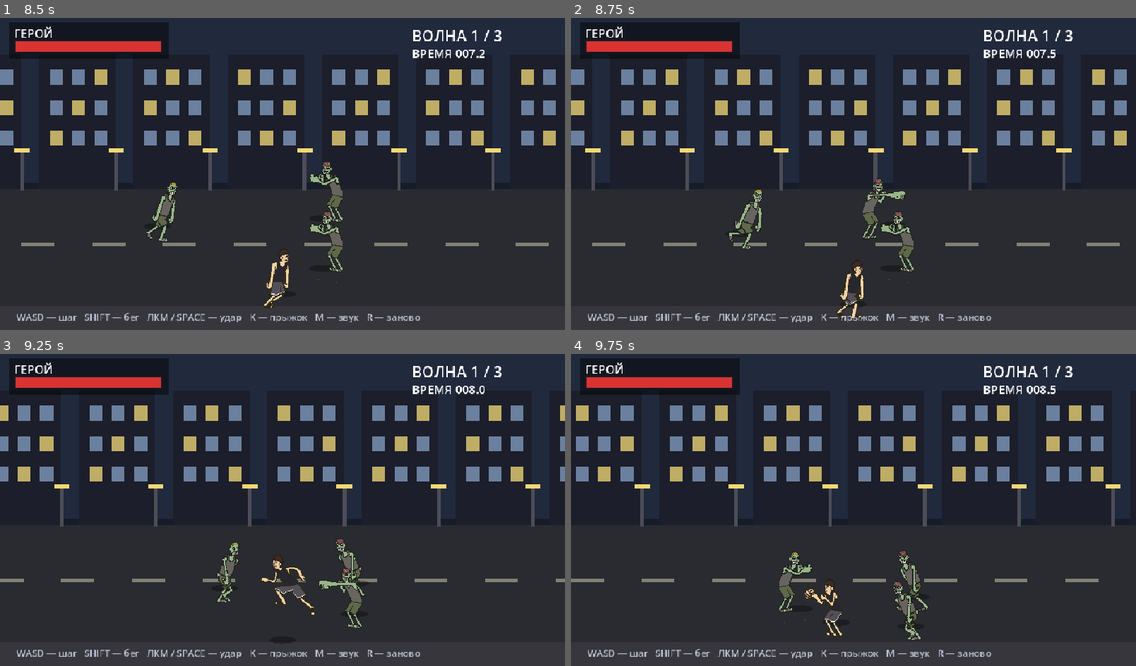
Above: before the commit, frames 1-4 (two rows, left to right).
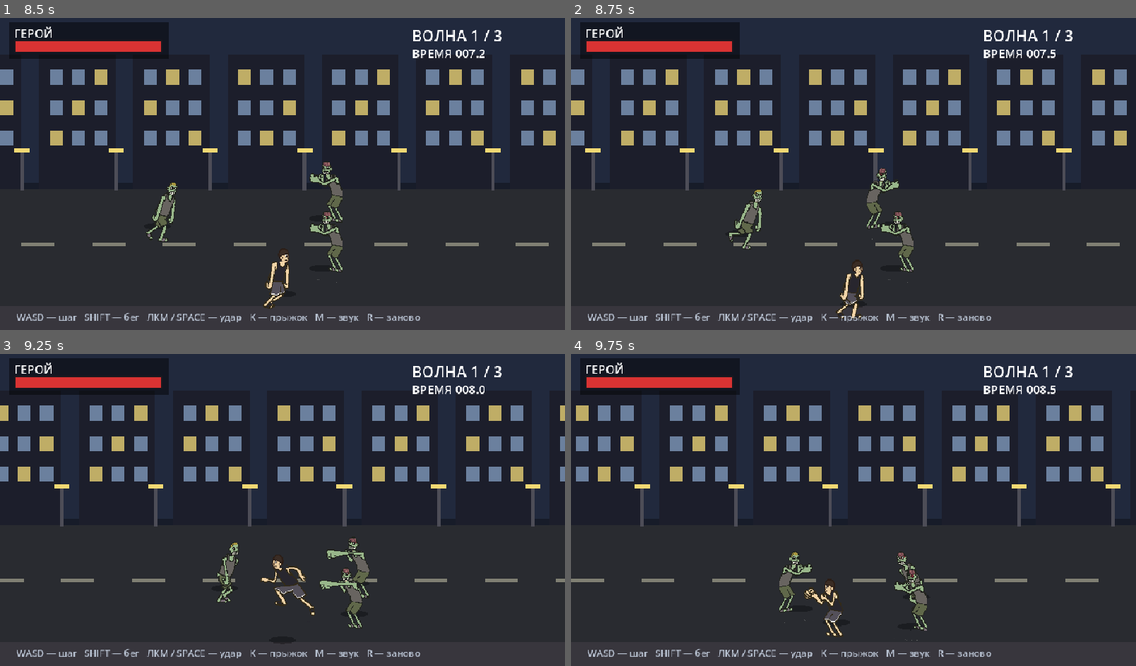
Above: after the commit, the same moments.

Repository: Kirtus228/zombie-beat
Game: Godot game, scene res://main.tscn
Same seed, same stepped clock (60 frames per second), same inputs: the game is played once before the commit and once after it. Sound files missing from this copy of the repository are replaced by a short silence.
Inputs (mouse positions are in pixels of both pictures, inside the frame that each line leads up to):
- Up to frame 1 (8.5 s): tap Enter at 0.5 s; move the mouse to (254, 236) at 0.52 s; hold W (move_up) 0.53-2.03 s; click (254, 236) at 0.6 s; tap K (jump) at 0.77, 1.52, 3.02, 3.77, 4.52, 6.02, 6.77, 7.52 s; tap R (restart) at 1.25 s; move the mouse to (452, 217) at 1.27 s; tap Shift (run) at 1.35, 5.85 s; move the mouse to (113, 124) at 2.02 s; hold A (move_left) 2.03-3.53 s; tap Space at 2.1, 4.35, 6.6 s; move the mouse to (310, 170) at 2.77 s; click (310, 170) at 2.85 s; move the mouse to (197, 92) at 3.52 s; hold S (move_down) 3.53-4.28 s; hold Shift (run) 3.53-4.28 s; move the mouse to (406, 155) at 4.27 s; hold D (move_right) 4.28-5.03 s; move the mouse to (169, 186) at 5.02 s; hold W (move_up) 5.03-5.78 s; click (169, 186) at 5.1 s; move the mouse to (339, 102) at 5.77 s; hold D (move_right) 5.78-8.03 s; move the mouse to (254, 236) at 6.52 s; move the mouse to (452, 217) at 7.27 s; click (452, 217) at 7.35 s; move the mouse to (113, 124) at 8.02 s; hold S (move_down) from 8.03 s (still down); hold Shift (run) from 8.03 s (still down)
- Up to frame 2 (8.75 s): keep holding S (move_down); keep holding Shift (run)
- Up to frame 3 (9.25 s): move the mouse to (310, 506) at 8.77 s; release S (move_down) at 8.78 s; release Shift (run) at 8.78 s; hold A (move_left) from 8.78 s (still down); tap Space at 8.85 s; tap K (jump) at 9.02 s
- Up to frame 4 (9.75 s): move the mouse to (768, 428) at 9.52 s; release A (move_left) at 9.53 s; hold W (move_up) from 9.53 s (still down); click (768, 428) at 9.6 s

Frame 1 is identical in both runs. In frame 2, 0.4% of the frame differs, in the area x 51-60%, y 48-72%; in frame 3, 0.5%; in frame 4, 0.6%, in the area x 57-64%, y 63-92%.

Commit message:
zombies: claws 5px longer on the strike frame (arm untouched); strike slowed to 4 fps / 1.0 s so the lunge is visible

Diff:
--- a/scripts/fighter.gd
+++ b/scripts/fighter.gd
@@ -17,14 +17,17 @@
 # Удар зомби — рука МОДЕЛИ вытягивается вперёд (кадры пака punch1_0 -> punch1_1, замечание Кирилла 21.11).
 # Никаких дорисованных конечностей: рука, плечо и кисть — пиксели пака, поэтому
 # силуэт цельный. Направление удара — вперёд, сверху вниз зомби не бьёт.
-# Кисть в этих кадрах закрыта (в паке прямой руки с раскрытыми пальцами нет).
+# Кисть на кадре удара — кисть пака из кадра falling: с раскрытыми когтями,
+# когти визуально удлинены на 5 px, рука и плечо не тронуты.
 # Корпус не наклоняем: наклон ломает силуэт руки в ударе, поэтому
 # Z_PITCH_FRONT и Z_PITCH_BACK держим в нуле.
+# Темп удара медленный намеренно: на 10 fps выпад проскакивал за один кадр,
+# и заметить его в бою было невозможно.
 const Z_ATK_FRAMES: Array[String] = ["punch1_0", "punch1_1", "punch1_1", "punch1_0"]
 const Z_CONTACT_FRAME := "punch1_1"   # кадр, на котором рука достаёт цель
-const Z_ATK_FPS := 10.0
-const Z_ATK_HOLD := 0.6        # длина всей анимации удара, с
-const Z_CONTACT_T := 0.2       # момент касания внутри удара: на нём включается урон
+const Z_ATK_FPS := 4.0        # 4 кадра по 0.25 с — выпад видно глазами
+const Z_ATK_HOLD := 1.0        # длина всей анимации удара, с
+const Z_CONTACT_T := 0.3       # момент касания внутри удара: на нём включается урон
 const Z_LUNGE := 22.0          # рывок корпуса к цели, px
 const Z_PITCH_BACK := 0.0      # назад не откидываемся: рука уходит вниз сама
 const Z_PITCH_FRONT := 0.0     # корпус не наклоняем: наклон ломает силуэт руки в ударе
Binary file changed: assets/zombie/punch1_1.png
Not shown, changed: PLAN.md
